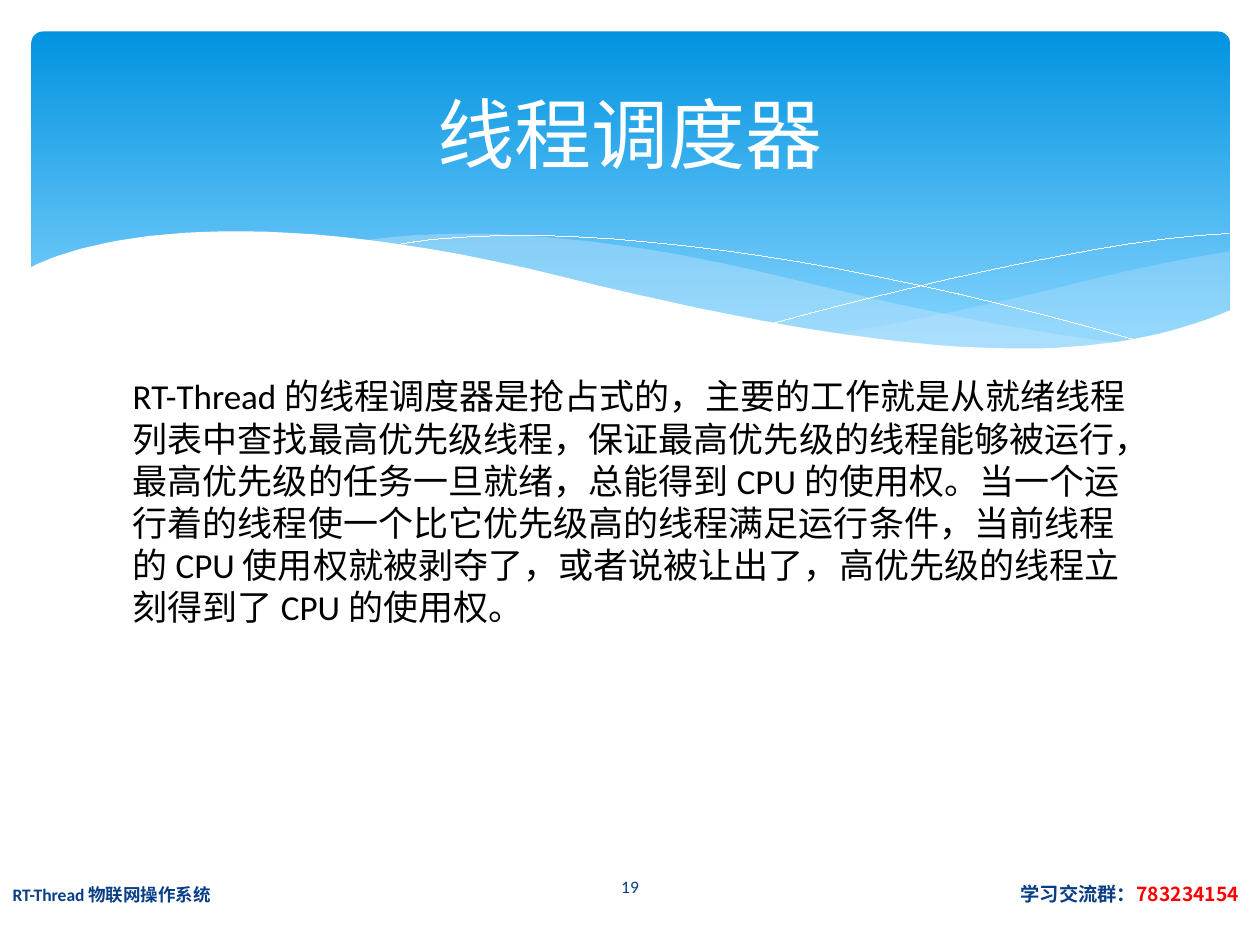
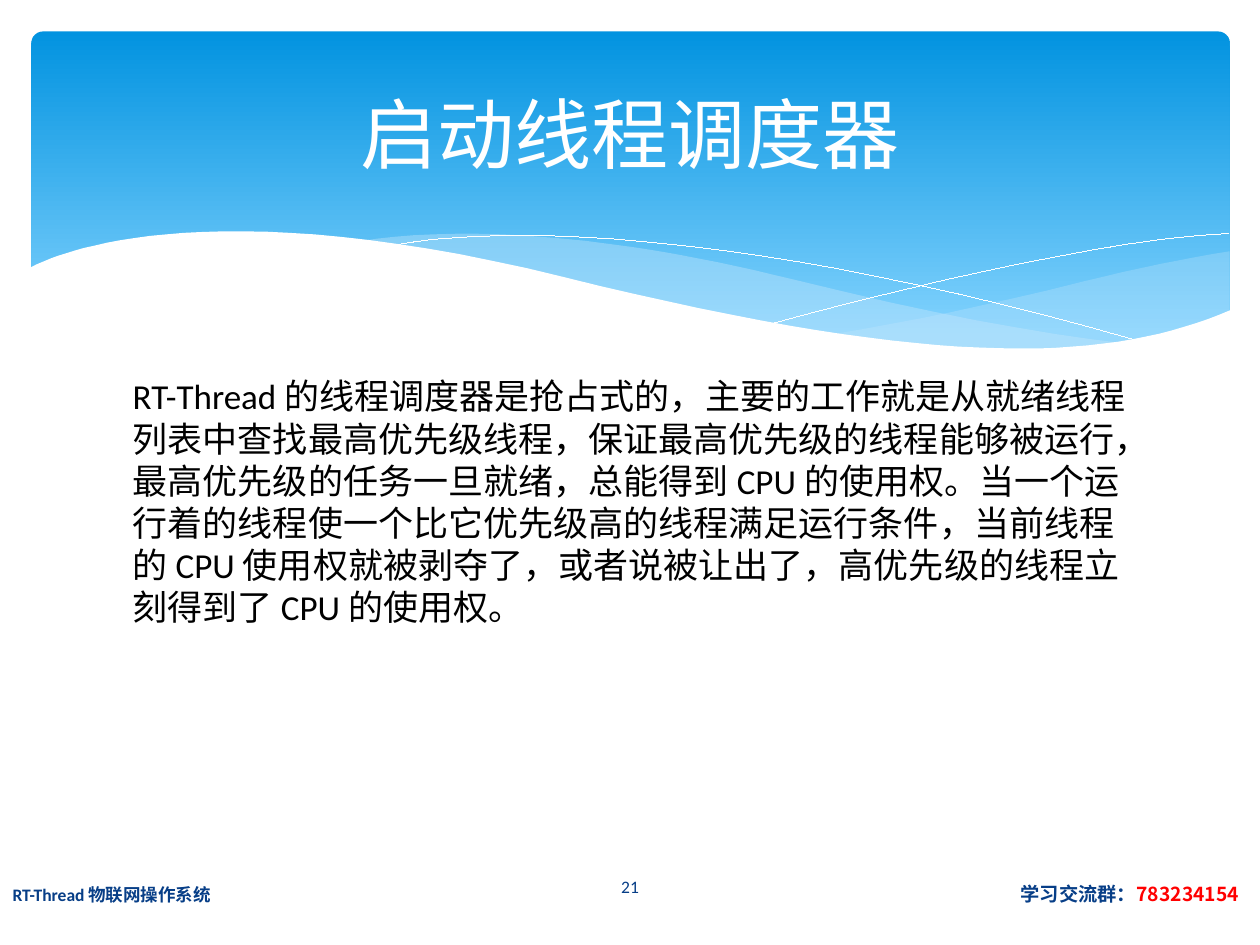
Before and after one commit to jiejieTop/RT_Thread_PPT, a slide deck: slide 21 of PPT/rt-thread 02.pptx (slide 19 before the commit). Drawn at 1260x945 pixels with LibreOffice and Linux fonts; fonts in the diff are those of the drawing. Boxes give left, top, right and bottom in pixels: in the first picture for what was removed or moved away, otherwise in the second. Text is boxed around its words. In the diff, an @@ line names an element or a change of style, - is before the commit and + after.

```diff
--- a/PPT/rt-thread 02.pptx
+++ b/PPT/rt-thread 02.pptx
@@ title at [360, 98, 899, 169]: text changed @@
-线程调度器
+启动线程调度器
@@ page number at [621, 881, 639, 893]: text changed @@
-19
+21
```
Also in this commit, not shown: 3 other slides changed, 3 slides added, 9 slides removed.
